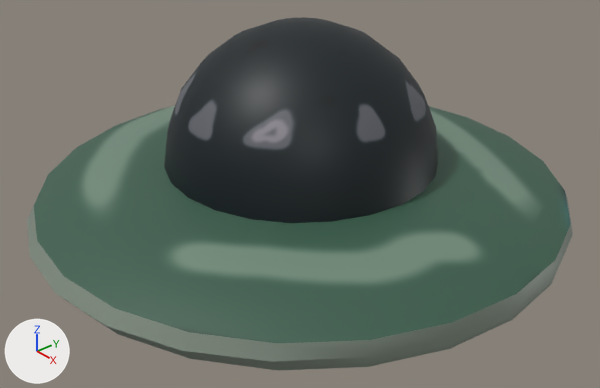
The Blender file TowerDefense/Blender/TowerDefense.blend, before and after one commit.
Camera for both pictures: a camera (50 mm lens) standing at (1.044, -0.912, 0.727) and looking at (0.039, -0.038, 0.027). The lights are fixed; the arrows at lower left show +X, +Y and +Z. The same objects are shown in both versions, whatever each file hides.

The first picture shows 'AlienShip'.
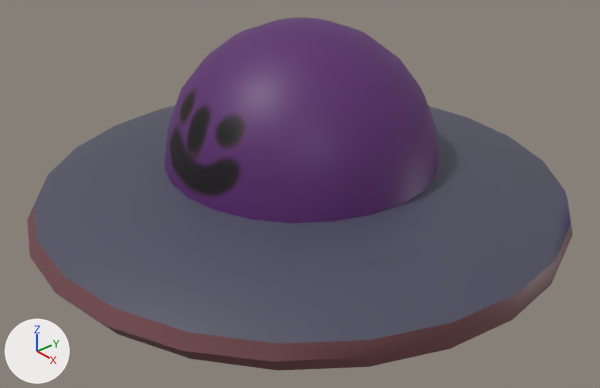
The change, as a list of edits to the scene's bpy script:
```text
Add img_alienship2tex:
    img_alienship2tex = load_image('AlienShip2Tex', 'AlienShip2Tex.png', 1024, 1024, 'sRGB')
Add mat_alienship2tex:
    mat_alienship2tex = principled_material('AlienShip2Tex')
    mat_alienship2tex.texture = img_alienship2tex
Change me_sphere:
    where me_sphere.from_pydata(...)  # 313 vertices, 313 faces; spans x -0.486..0.486, y -0.5..0.5, z -0.063..0.326
    remove me_sphere.materials.append(mat_alienship)  # picture img_alienship
    add me_sphere.materials.append(mat_alienship2tex)  # picture img_alienship2tex
```

What differs and where, as boxes [x1, y1, x2, y2] in the pictures (600 x 388 px):
'AlienShip', recoloured
    both: [27, 17, 573, 370]
